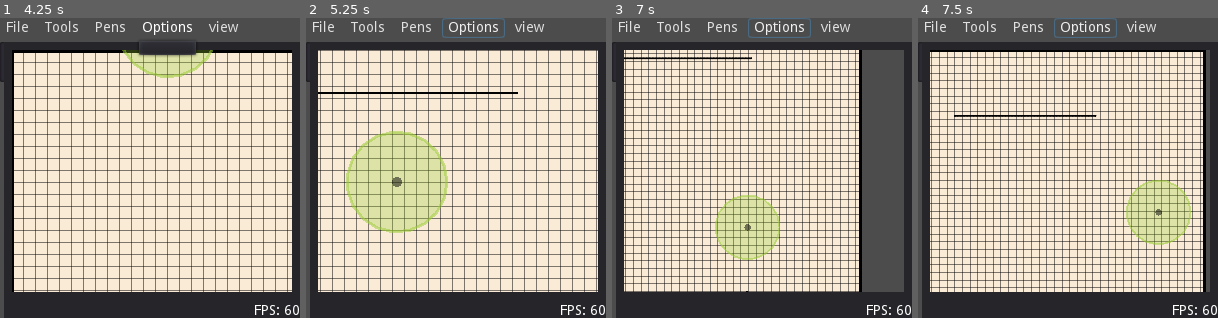
Above: before the commit, frames 1-4 (left to right).
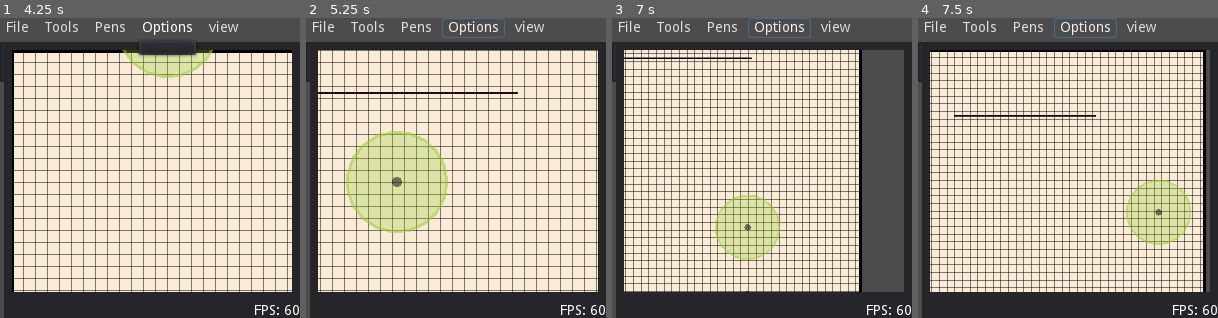
Above: after the commit, the same moments.

Repository: joey-public/gonote
Game: Godot game, scene res://src/Main.tscn
The game is run twice, just before and just after one commit, with the same random seed, the same clock (stepped at 60 frames per second) and the same inputs.
Inputs (mouse positions are in pixels of both pictures, inside the frame that each line leads up to):
- Up to frame 1 (4.25 s): click "File" at 0.5 s; click "Tools" at 1.25 s; click "Pens" at 2 s; click "view" at 2.75 s; click "Options" at 3.5 s
- Up to frame 2 (5.25 s): tap Enter at 4.25 s; move the mouse to (522, 153) at 4.27 s; press the mouse at (522, 153) at 4.28 s; hold D (pan_right) 4.28-5.03 s; move the mouse to (396, 183) at 5.02 s; release the mouse at (396, 183) at 5.03 s; hold S (pan_down) from 5.03 s (still down); right-click (396, 183) at 5.1 s
- Up to frame 3 (7 s): move the mouse to (792, 102) at 5.77 s; release S (pan_down) at 5.78 s; hold D (pan_right) 5.78-6.53 s; hold G (zoom_out) 5.78-6.53 s; move the mouse to (747, 228) at 6.52 s; hold W (pan_up) from 6.53 s (still down); click (747, 228) at 6.6 s
- Up to frame 4 (7.5 s): move the mouse to (1158, 213) at 7.27 s; release W (pan_up) at 7.28 s; hold H (pan_left) from 7.28 s (still down); hold Right mouse button (pan) from 7.28 s (still down)

Frame 1 is identical in both runs. In frame 2, less than 0.1% of the frame differs, in the area x 4-71%, y 24-26%; in frame 3, 0.2%, in the area x 4-47%, y 13-92%; in frame 4, less than 0.1%.

Commit message:
continued messing with line2D settings

Diff:
--- a/src/Draw/Scribble.tscn
+++ b/src/Draw/Scribble.tscn
@@ -3,12 +3,14 @@
 [ext_resource path="res://src/Draw/Scribble.gd" type="Script" id=1]
 
 [node name="Scribble" type="Line2D"]
-width = 1.0
+width = 0.5
 default_color = Color( 0, 0, 0, 1 )
 joint_mode = 2
 begin_cap_mode = 2
 end_cap_mode = 2
 sharp_limit = 20.0
-round_precision = 20
+round_precision = 10
 antialiased = true
 script = ExtResource( 1 )
+
+[node name="VisibilityEnabler2D" type="VisibilityEnabler2D" parent="."]
